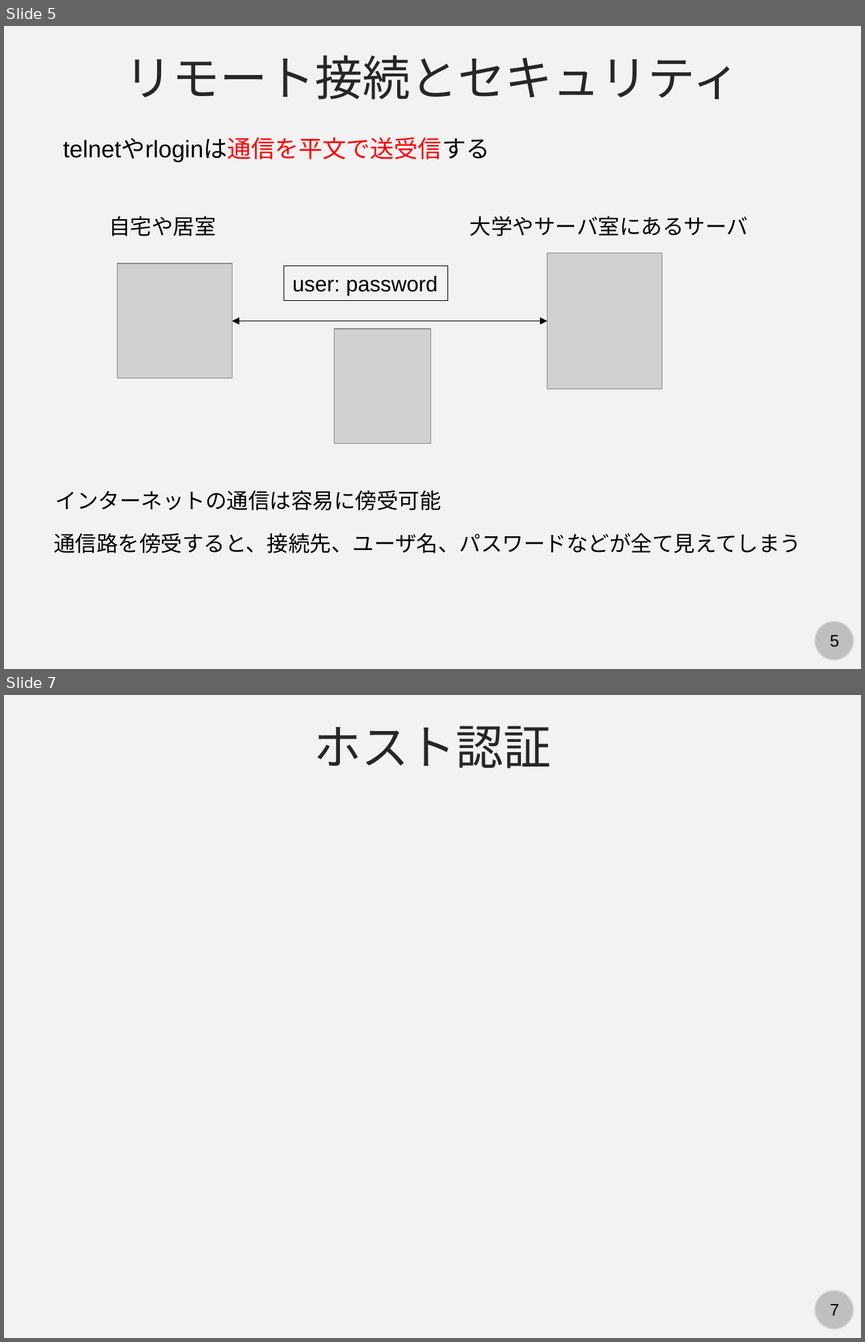
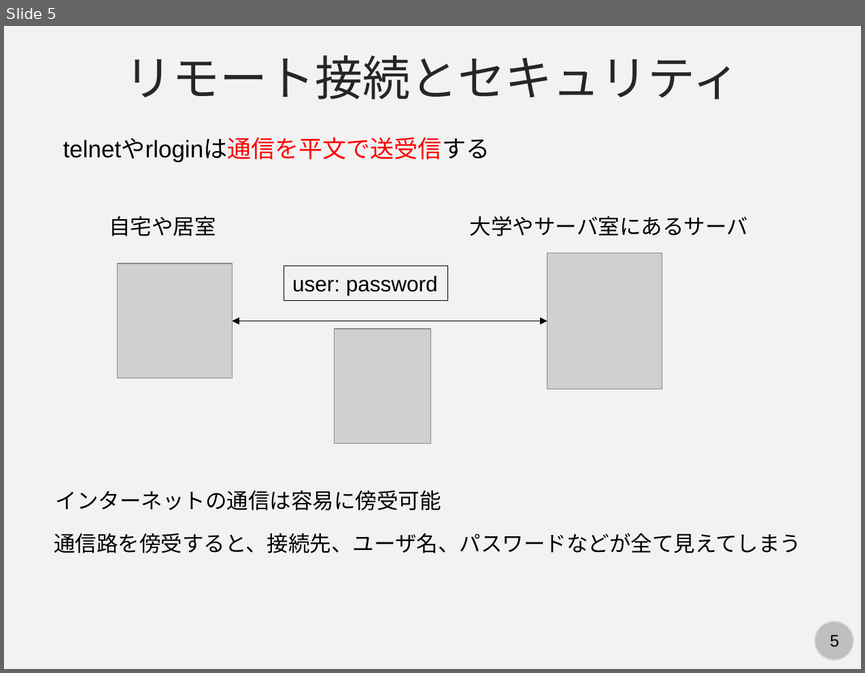
Before and after one commit to kaityo256/lab_startup, a slide deck: ssh/ssh.pptx. Shown one above the other, each under a label of ours: slides 5 and 7 before the commit, slide 5 after it; the slides between them are not shown. The pictures are 865x1342 and 865x673 pixels, drawn with LibreOffice and Linux fonts; fonts in the diff are those of the drawing; grey boxes stand for pictures. Boxes give left, top, right and bottom in pixels: in the first picture for what was removed or moved away, otherwise in the second. Text is boxed around its words. In the diff, an @@ line names an element or a change of style, - is before the commit and + after.

```diff
--- a/ssh/ssh.pptx
+++ b/ssh/ssh.pptx
@@ slide 7 removed at <box>4,695,861,1338</box>, background #F2F2F2; not listed: 2 template elements that a slide beside it also shows @@
@@ text removed at <box>313,726,551,768</box> @@
-ホスト認証
```
Also in this commit, not shown: 1 slide changed, 11 slides added.
